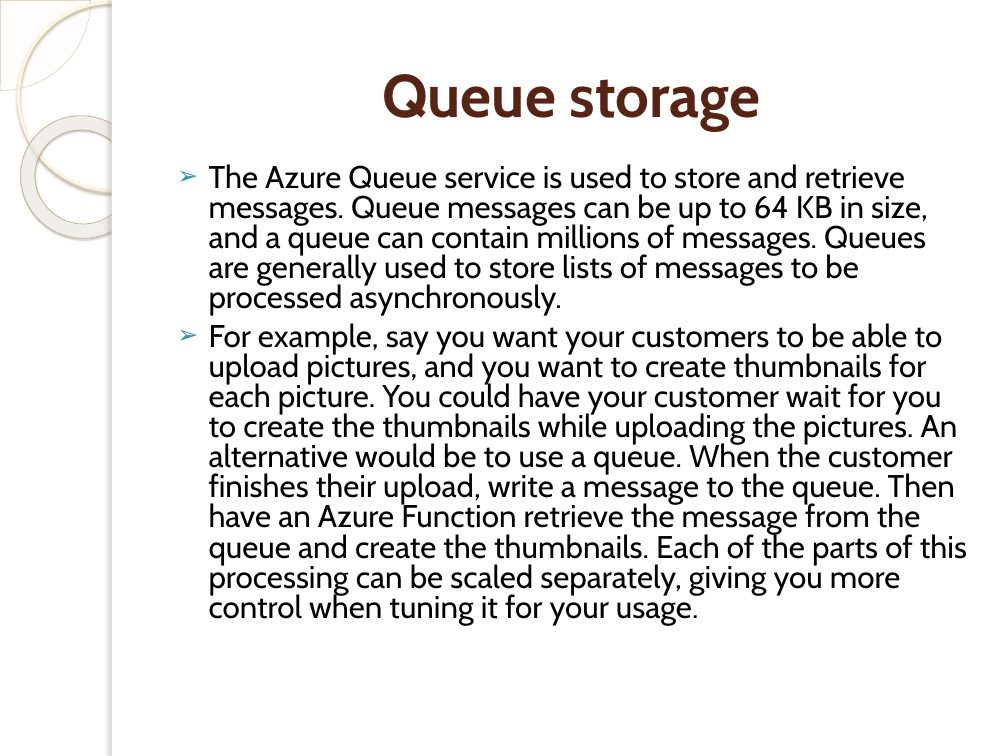
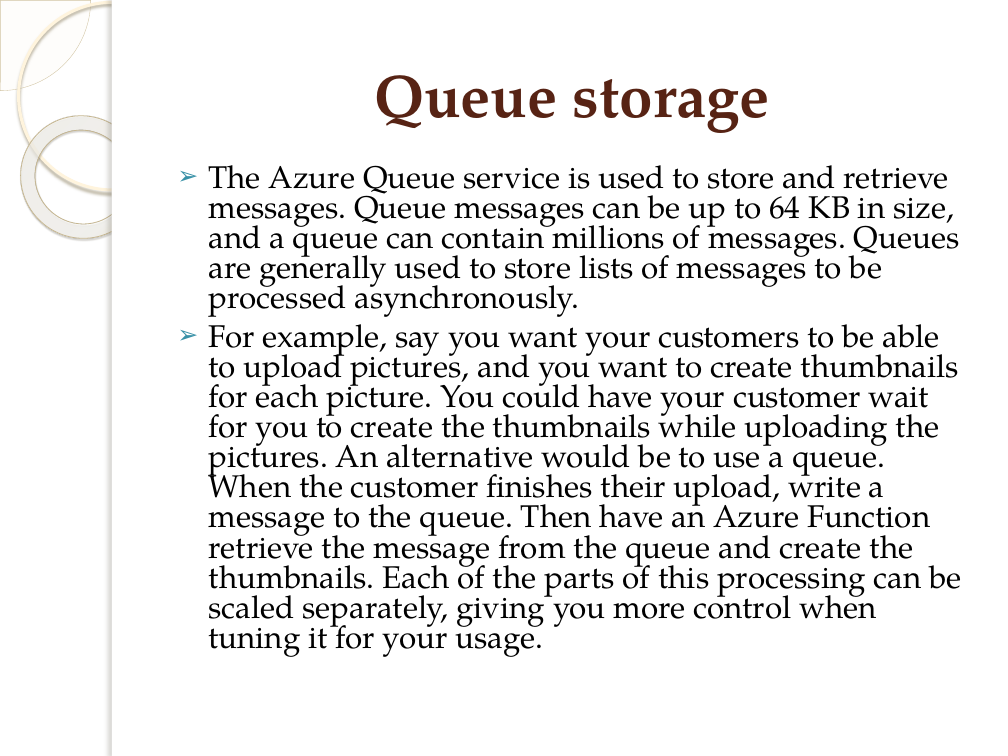
Before and after one commit to plwest-atmark/RealTimeWebAppDev, a slide deck: slide 8 of Chapter04/AzureStorageTest_Example/AzureStorageTest_Example/Azure Cloud Storage.pptx. Drawn at 1008x756 pixels with LibreOffice and Linux fonts; fonts in the diff are those of the drawing; background and template pictures are left out. Boxes give left, top, right and bottom in pixels: in the first picture for what was removed or moved away, otherwise in the second. Text is boxed around its words. In the diff, an @@ line names an element or a change of style, - is before the commit and + after.

```diff
--- a/Chapter04/AzureStorageTest_Example/AzureStorageTest_Example/Azure Cloud Storage.pptx
+++ b/Chapter04/AzureStorageTest_Example/AzureStorageTest_Example/Azure Cloud Storage.pptx
@@ title "Queue storage" at [374, 75, 769, 133]: font Cabin to TeX Gyre Pagella @@
@@ text "The Azure Queue service is ..." at [209, 165, 961, 657]: font Cabin to TeX Gyre Pagella @@
```
Also in this commit, not shown: 14 other slides changed, 26 slides added, 1 other file.
